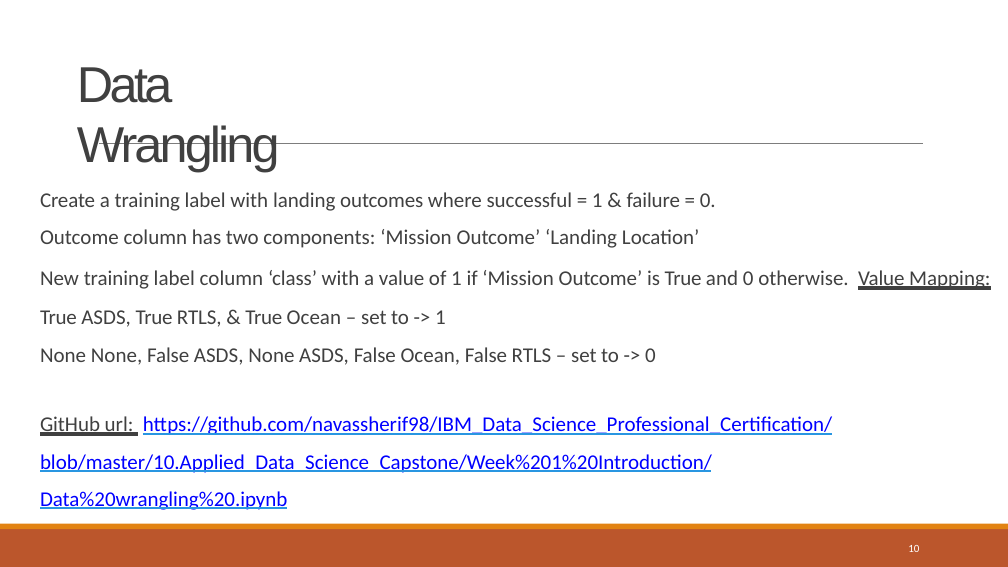
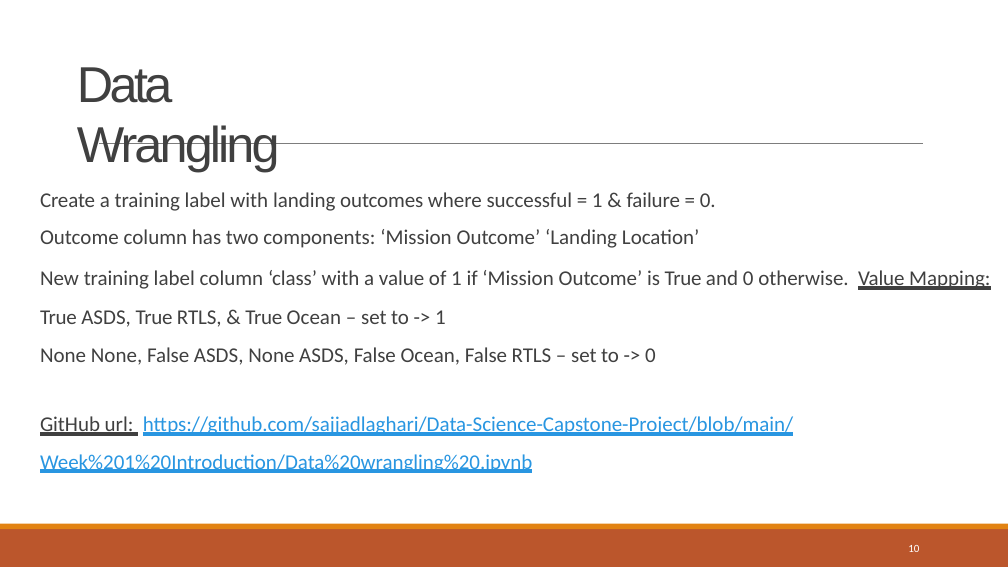
Before and after one commit to sajjadlaghari/Data-Science-Capstone-Project, a slide deck: slide 10 of Week 5 Present Your Data-Driven Insights/Data Science Journey.pptx. Drawn at 1008x567 pixels with LibreOffice and Linux fonts; fonts in the diff are those of the drawing. Boxes give left, top, right and bottom in pixels: in the first picture for what was removed or moved away, otherwise in the second. Text is boxed around its words. In the diff, an @@ line names an element or a change of style, - is before the commit and + after.

```diff
--- a/Week 5 Present Your Data-Driven Insights/Data Science Journey.pptx
+++ b/Week 5 Present Your Data-Driven Insights/Data Science Journey.pptx
@@ text at box(40, 416, 793, 473): text changed; text colour #0000FF to #2996E1 @@
-GitHub url: https://github.com/navassherif98/IBM_Data_Science_Professional_Certification/blob/master/10.Applied_Data_Science_Capstone/Week%201%20Introduction/Data%20wrangling%20.ipynb
+GitHub url: https://github.com/sajjadlaghari/Data-Science-Capstone-Project/blob/main/Week%201%20Introduction/Data%20wrangling%20.ipynb
```
Also in this commit, not shown: 9 other slides changed.
